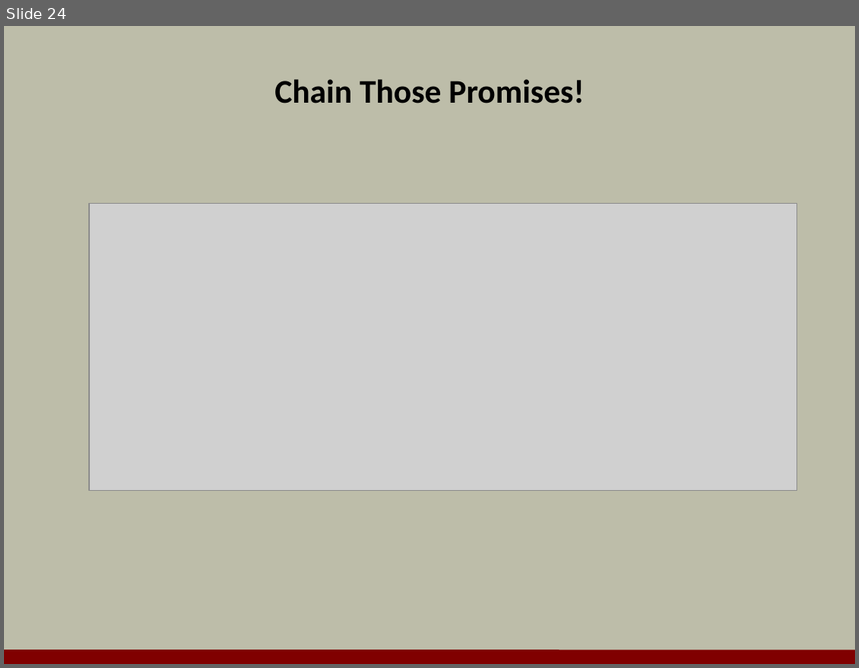
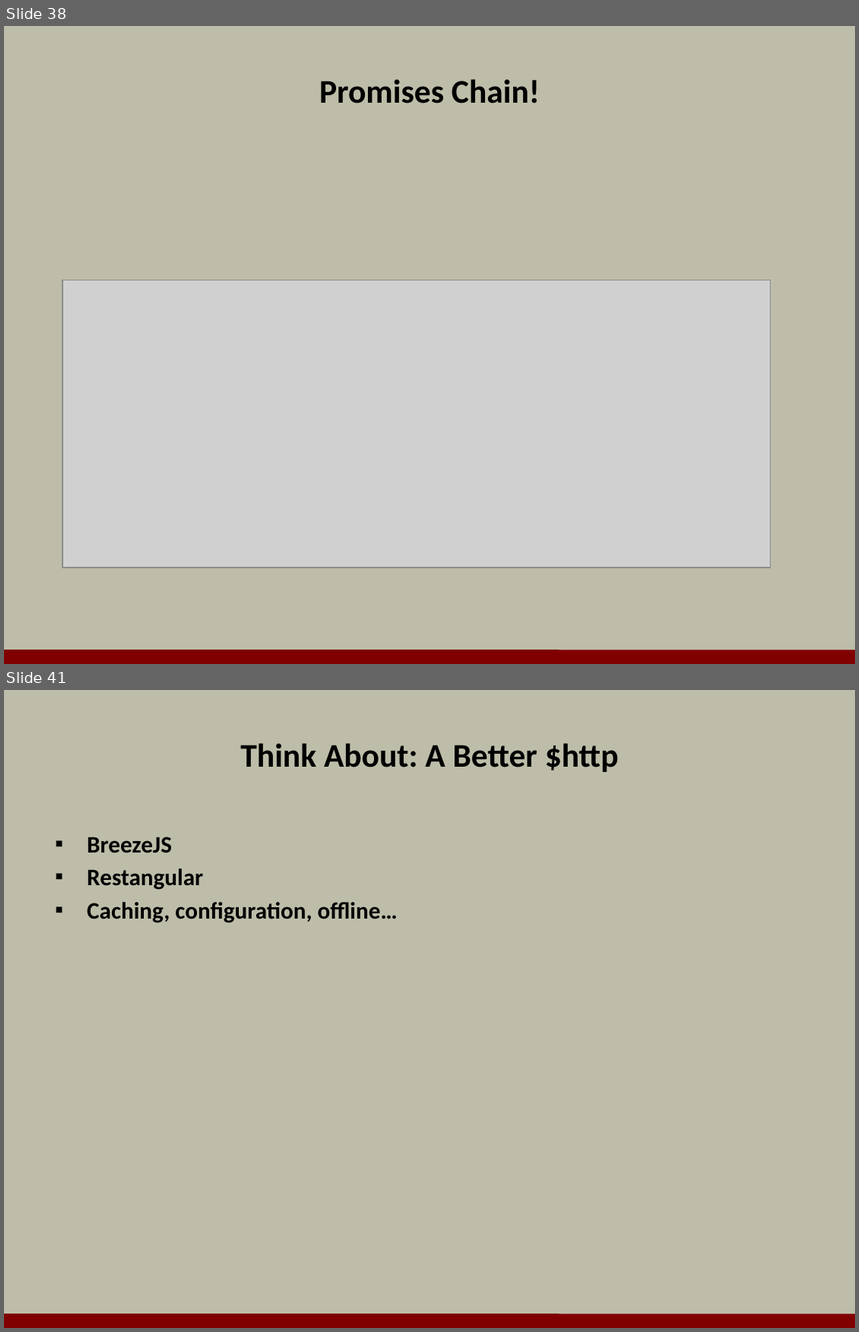
Before and after one commit to OdeToCode/classes, a slide deck: angularjs/slides/09_pratices.pptx. Shown one above the other, each under a label of ours: slide 24 before the commit, slides 38 and 41 after it; the slides between them are not shown. The pictures are 859x668 and 859x1332 pixels, drawn with LibreOffice and Linux fonts; fonts in the diff are those of the drawing; grey boxes stand for pictures; background and template pictures are left out. Boxes give left, top, right and bottom in pixels: in the first picture for what was removed or moved away, otherwise in the second. Text is boxed around its words. In the diff, an @@ line names an element or a change of style, - is before the commit and + after.

```diff
--- a/angularjs/slides/09_pratices.pptx
+++ b/angularjs/slides/09_pratices.pptx
@@ slide 41 added at [4,690,855,1328], background #BDBDA9; not listed: 1 template element that a slide beside it also shows @@
@@ title added at [240,743,619,772], 28 pt, text #000000, bold @@
+Think About: A Better $http
@@ text added at [87,837,398,923], 20 pt, text #000000, bold @@
+▪ BreezeJS
+▪ Restangular
+▪ Caching, configuration, offline…
@@ what was slide 24 is now slide 38 @@
@@ slide 38 changed as well @@
@@ title at [319,79,540,104]: text changed @@
-Chain Those Promises!
+Promises Chain!
@@ picture: place and size @@
-picture at [89,203,797,491]
+picture at [63,281,771,568]
```
Also in this commit, not shown: 2 other slides changed, 47 other slides added, 27 slides removed.
